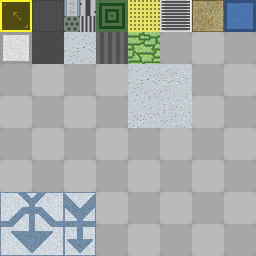
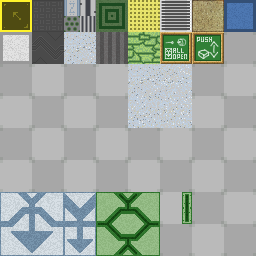
The second w=256, h=256 image is a revision of the first. Changes to its layers:
added group "Group 1" with 5 layers above "15" over box(192, 32, 224, 64)
added layer "16 copy" (50%) in group "Group 1" over box(197, 37, 212, 42)
added layer "16" (1st of 4, in "Group 1") (60%) in group "Group 1" over box(197, 37, 212, 42)
added layer "16" (2nd of 4, in "Group 1") in group "Group 1" over box(198, 41, 219, 59)
added layer "16" (3rd of 4, in "Group 1") (multiply, 16%) in group "Group 1" over box(192, 32, 224, 64)
added layer "16" (4th of 4, in "Group 1") in group "Group 1" over box(192, 32, 224, 64)
added group "15" (1st of 4) with 4 layers above "14" over box(160, 32, 192, 64)
added layer "15 copy" (50%) in group "15" over box(164, 37, 187, 59)
added layer "15" (2nd of 4, in "15") (60%) in group "15" over box(164, 37, 187, 59)
added layer "15" (3rd of 4, in "15") (multiply, 16%) in group "15" over box(160, 32, 192, 64)
added layer "15" (4th of 4, in "15") in group "15" over box(160, 32, 192, 64)
added layer "platforms2nois3" (dissolve, 50%) above "platforms2nois2" over box(98, 194, 188, 254)
added layer "platforms2nois2" (dissolve, 50%) above "platforms2nois1" over box(96, 192, 192, 256)
added layer "platforms2nois1" (dissolve, 50%) above "platforms2" over box(97, 193, 191, 255)
added layer "platforms2" above "2noise2" over box(96, 192, 192, 256)
